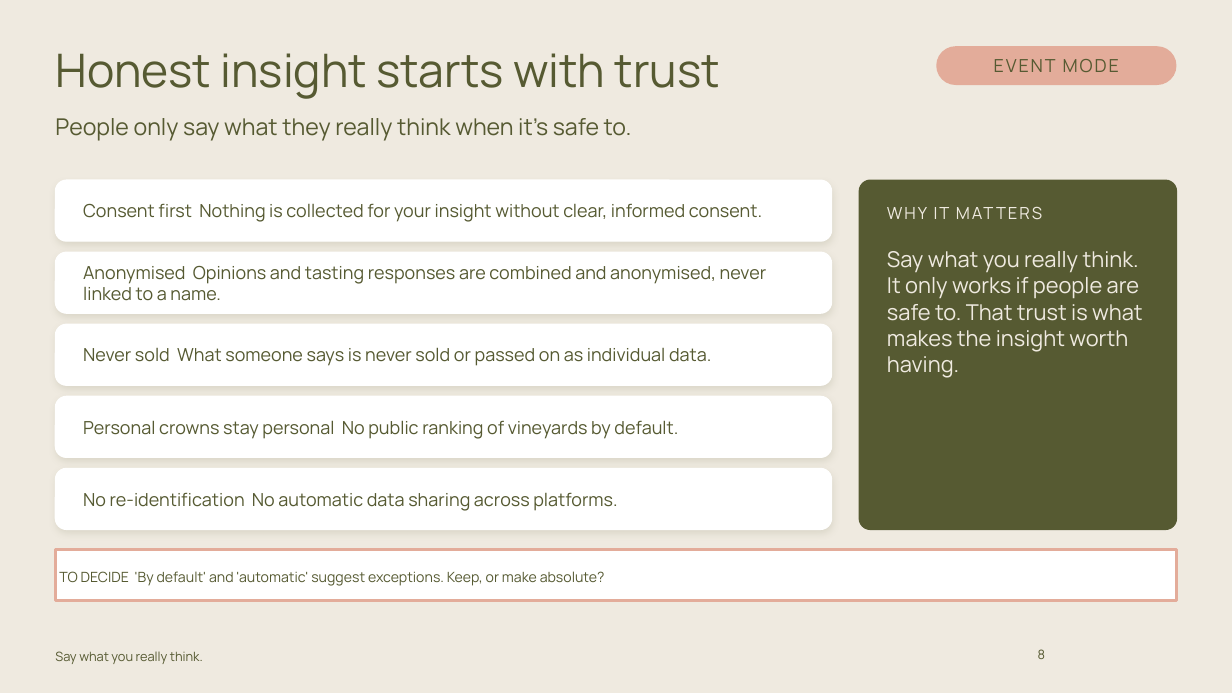
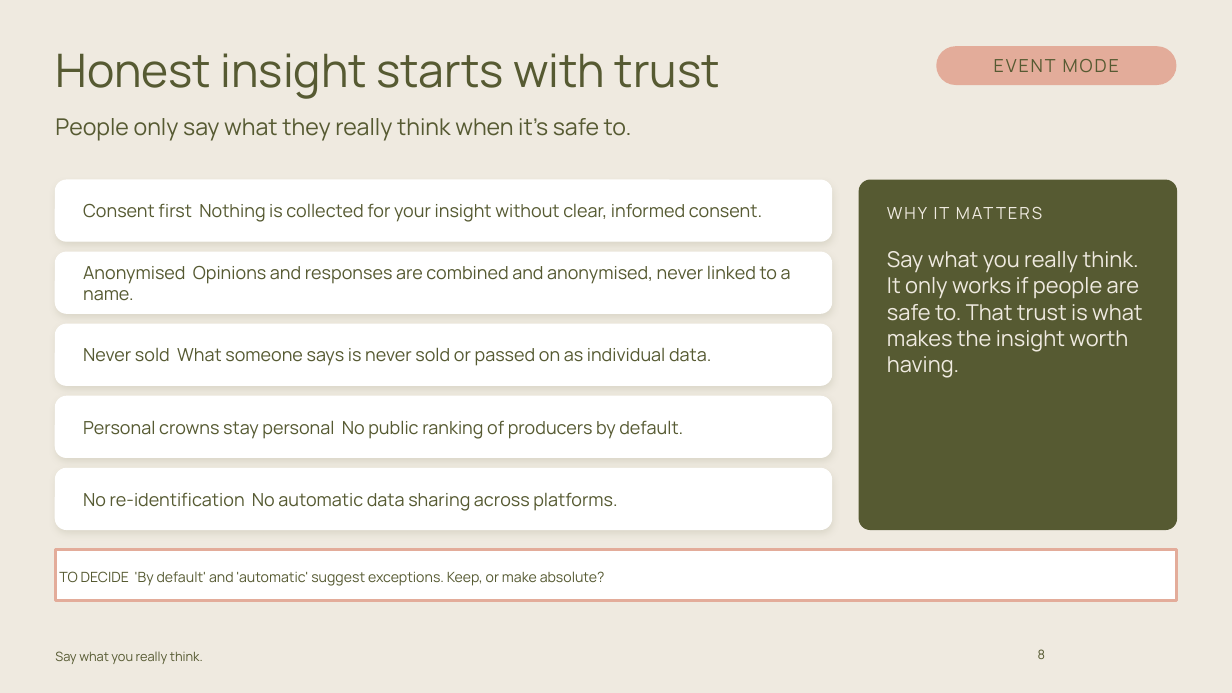
Before and after one commit to carrie147/entre-amis-brand-agent, a slide deck: slide 8 of decks/Entre Amis - Event Mode pack - DRAFT.pptx. Drawn at 1232x693 pixels with LibreOffice and Linux fonts; fonts in the diff are those of the drawing; background and template pictures are left out. Boxes give left, top, right and bottom in pixels: in the first picture for what was removed or moved away, otherwise in the second. Text is boxed around its words. In the diff, an @@ line names an element or a change of style, - is before the commit and + after.

```diff
--- a/decks/Entre Amis - Event Mode pack - DRAFT.pptx
+++ b/decks/Entre Amis - Event Mode pack - DRAFT.pptx
@@ text at [83, 266, 791, 301]: text changed @@
-Anonymised Opinions and tasting responses are combined and anonymised, never linked to a name.
+Anonymised Opinions and responses are combined and anonymised, never linked to a name.
@@ text at [83, 420, 683, 439]: text changed @@
-Personal crowns stay personal No public ranking of vineyards by default.
+Personal crowns stay personal No public ranking of producers by default.
```
Also in this commit, not shown: 3 other slides changed, 10 other files.
